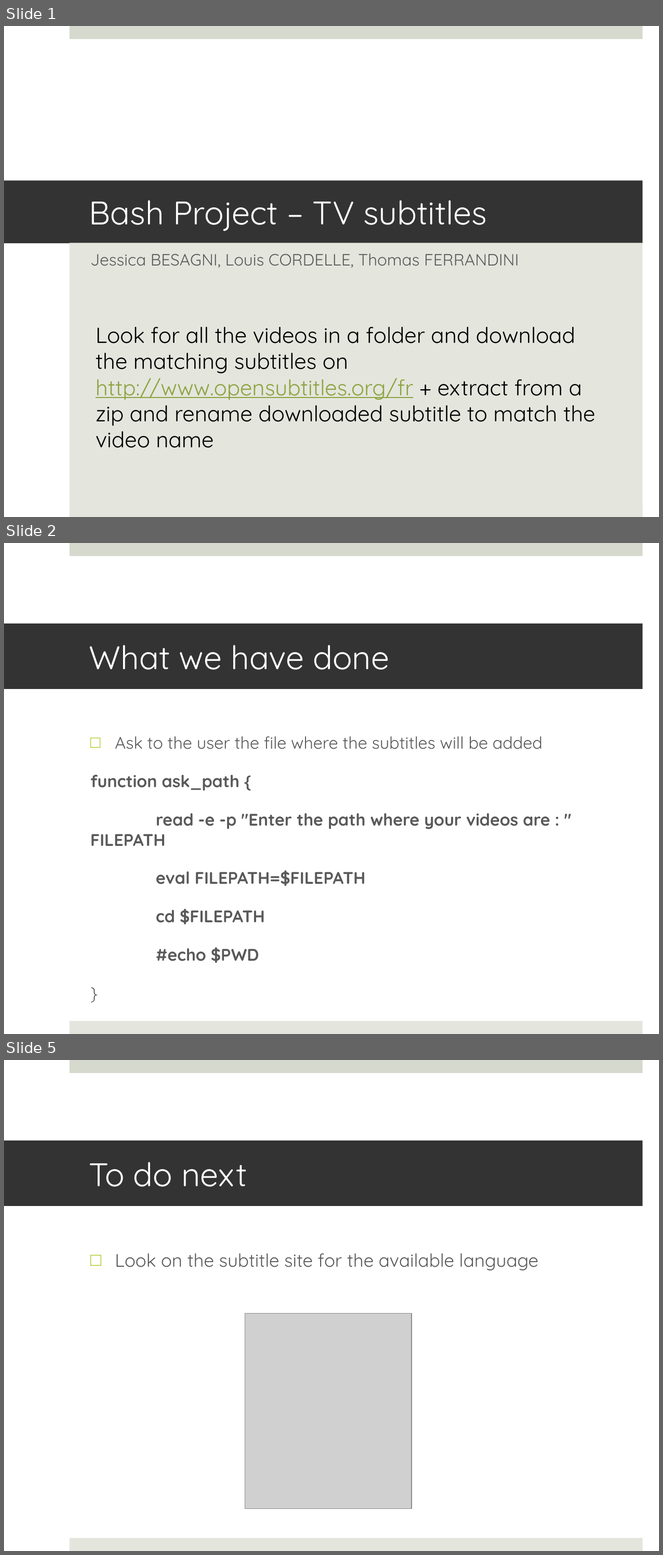
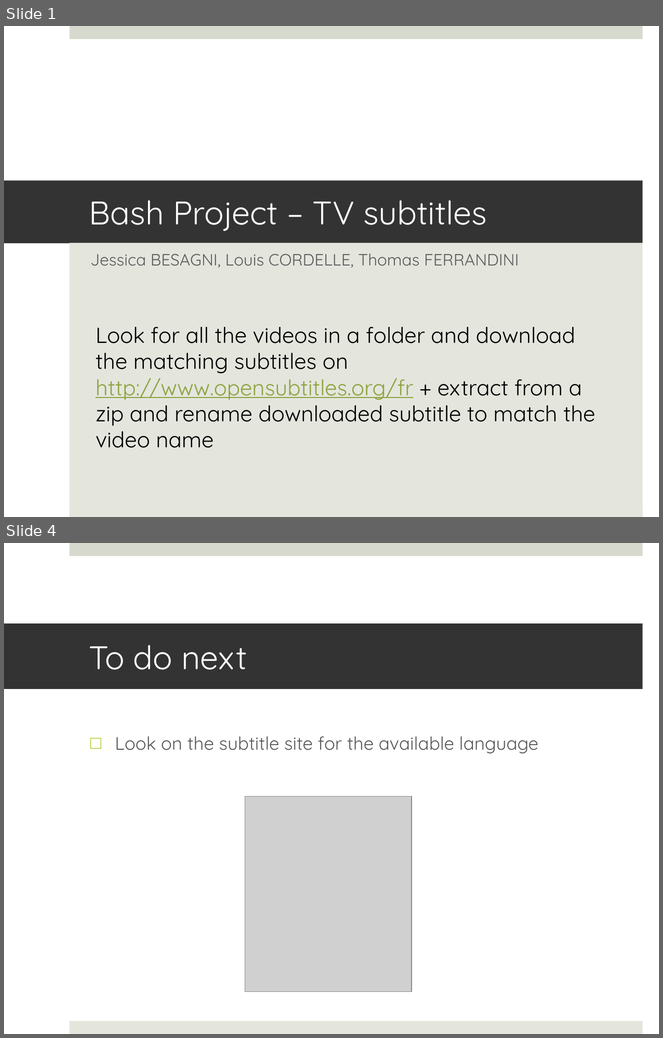
Before and after one commit to kiago/isepse2014, a slide deck: jessica.besagni/projects/Subtitles 2605.pptx. Shown one above the other, each under a label of ours: slides 1, 2 and 5 before the commit, slides 1 and 4 after it; the slides between them are not shown. The pictures are 663x1555 and 663x1038 pixels, drawn with LibreOffice and Linux fonts; fonts in the diff are those of the drawing; grey boxes stand for pictures. Boxes give left, top, right and bottom in pixels: in the first picture for what was removed or moved away, otherwise in the second. Text is boxed around its words. In the diff, an @@ line names an element or a change of style, - is before the commit and + after.

```diff
--- a/jessica.besagni/projects/Subtitles 2605.pptx
+++ b/jessica.besagni/projects/Subtitles 2605.pptx
@@ slide 2 removed at (4,543,659,1034), background #FFFFFF; not listed: 2 template elements that a slide beside it also shows @@
@@ title removed at (4,624,643,689) @@
-What we have done
@@ text removed at (90,736,550,963) @@
-□ Ask to the user the file where the subtitles will be added
-function ask_path {
-read -e -p "Enter the path where your videos are : " FILEPATH
-eval FILEPATH=$FILEPATH
-cd $FILEPATH
-#echo $PWD
-}
@@ what was slide 5 is now slide 4 @@
```
Also in this commit, not shown: 1 slide changed, 1 slide added, 1 other slide removed.
